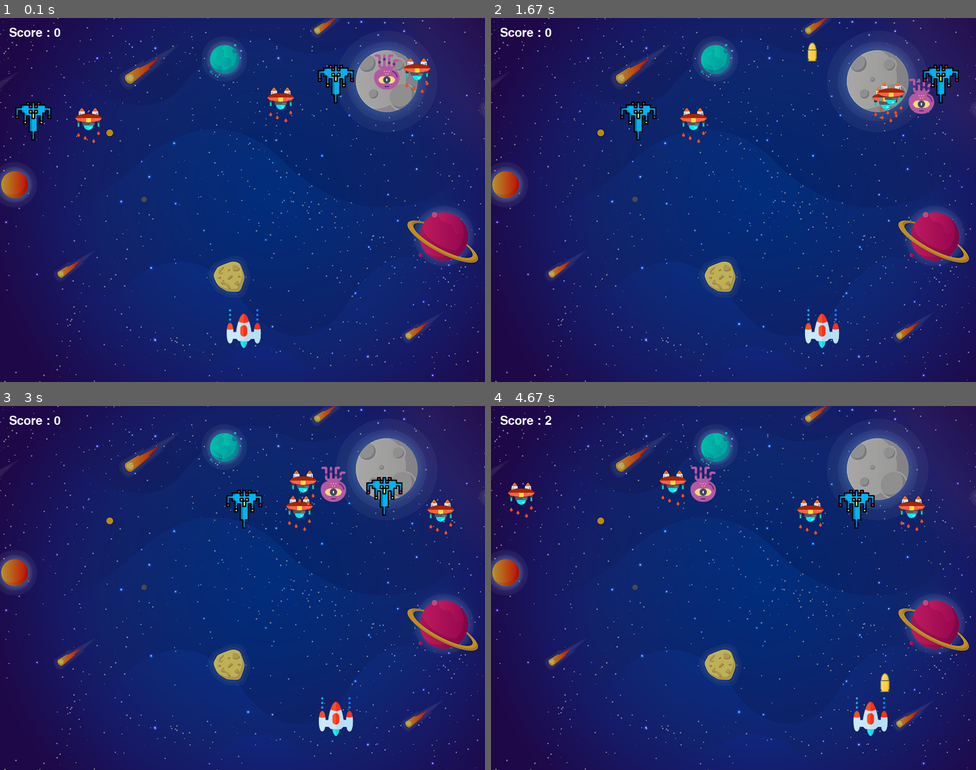
Above: before the commit, frames 1-4 (two rows, left to right).
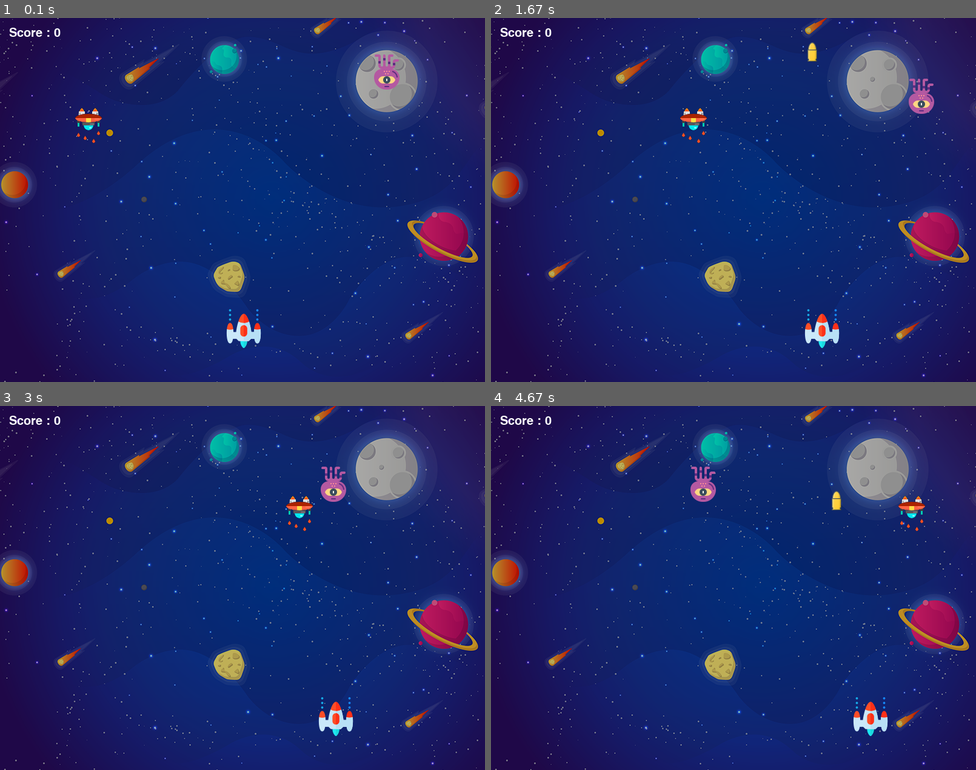
Above: after the commit, the same moments.

Repository: Rianone/Space-Invader-Game-With-Python-and-Pygame
Game: pygame game, started from main.py
Two runs of this game, one before a commit and one after it. Both use one fixed random seed, a clock stepped at 60 frames per second and the inputs below.
Inputs:
- Up to frame 1 (0.1 s): no input
- Up to frame 2 (1.67 s): hold Right 0.33-0.8 s; hold Right 0.83-1.3 s; tap Space at 0.9, 1.2, 1.4 s; hold Left from 1.33 s (still down)
- Up to frame 3 (3 s): tap Space at 1.7, 1.97, 2.27, 2.4, 2.7 s; release Left at 1.87 s; hold Left 1.9-2.3 s; hold Right 2.33-2.97 s
- Up to frame 4 (4.67 s): hold Left 3-3.47 s; tap Space at 3.07, 3.37, 3.57, 3.87, 4.07, 4.37, 4.57 s; hold Right 3.5-3.97 s; hold Right 4-4.47 s; hold Left from 4.5 s (still down)

The runs differ from the first frame. In frame 1, 1.2% of the frame differs, in the area x 3-89%, y 11-34%; in frame 2, 1.1%; in frame 3, 1.2%; in frame 4, 1.2%, in the area x 3-83%, y 2-79%.

Commit message:
Ended game

Diff:
--- a/main.py
+++ b/main.py
@@ -34,7 +34,8 @@
 enemyY = []
 enemyX_change = []
 enemyY_change = []
-num_of_enemies = 6
+num_of_enemies = 2
+
 
 for i in range(num_of_enemies):
     enemyImg.append(pygame.image.load("alien" + str(random.randint(1, 4)) + ".png"))
@@ -59,6 +60,10 @@
 textX = 15
 textY = 15
 
+# End game text
+end_font = pygame.font.Font("Poppins-Bold.ttf", 64)
+endX = 15
+endY = 15
 
 # Inserting player
 def player(x, y):
@@ -77,7 +82,7 @@
     screen.blit(bulletImg, (x + 16, y + 10))
 
 
-# Find wheter there is collision btw the bullet and the enemy
+# Find whether there is collision btw the bullet and the enemy
 def isCollision(enemyX, enemyY, bulletX, bulletY):
     distance = math.sqrt((math.pow(enemyX - bulletX, 2)) + (math.pow(enemyY - bulletY, 2)))
     if distance < 27:
@@ -85,11 +90,17 @@
     else:
         return False
 
-
+# Show score
 def showScore(x, y):
     score = font.render("Score : " + str(score_value), True, (255, 255, 255))
     screen.blit(score, (x, y))
 
+# Game over text function
+def game_over_text():
+    end_text = end_font.render("GAME OVER", True, (255, 255, 255))
+    score = font.render("Total score : " + str(score_value), True, (255, 255, 255))
+    screen.blit(end_text, (210, 200))
+    screen.blit(score, (320, 300))
 
 # Game loop
 while running:
@@ -131,8 +142,18 @@
     elif playerX >= 736:
         playerX = 736
 
+
+
     # Enemy movement
     for i in range(num_of_enemies):
+
+        # Game Over
+        if enemyY[i] > 450:
+            for j in range(num_of_enemies):
+                enemyY[j] = 2000
+            game_over_text()
+            break
+
         enemyX[i] += enemyX_change[i]
         # Checking for enemy boundaries
         if enemyX[i] <= 0:
Binary file added: Poppins-Bold.ttf
